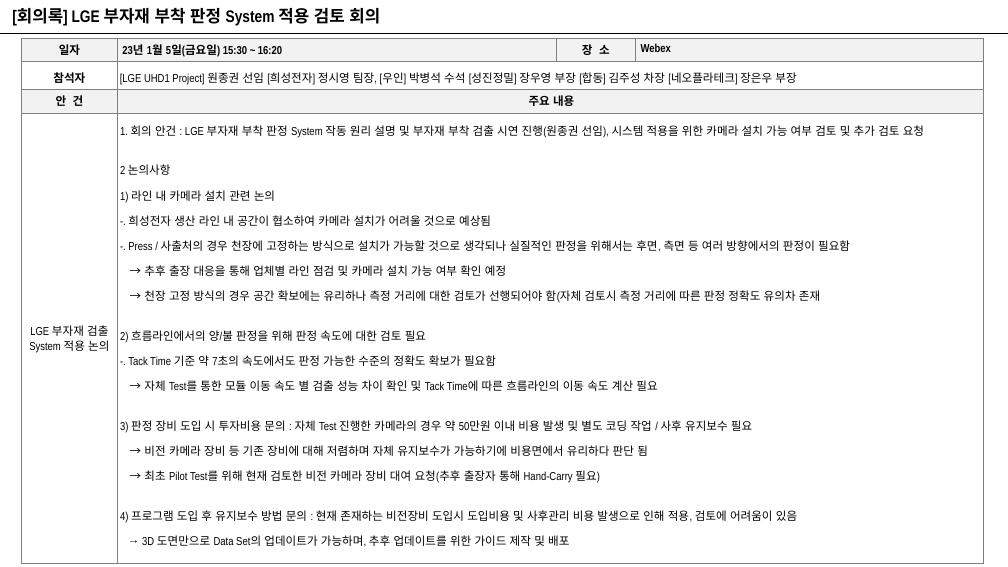
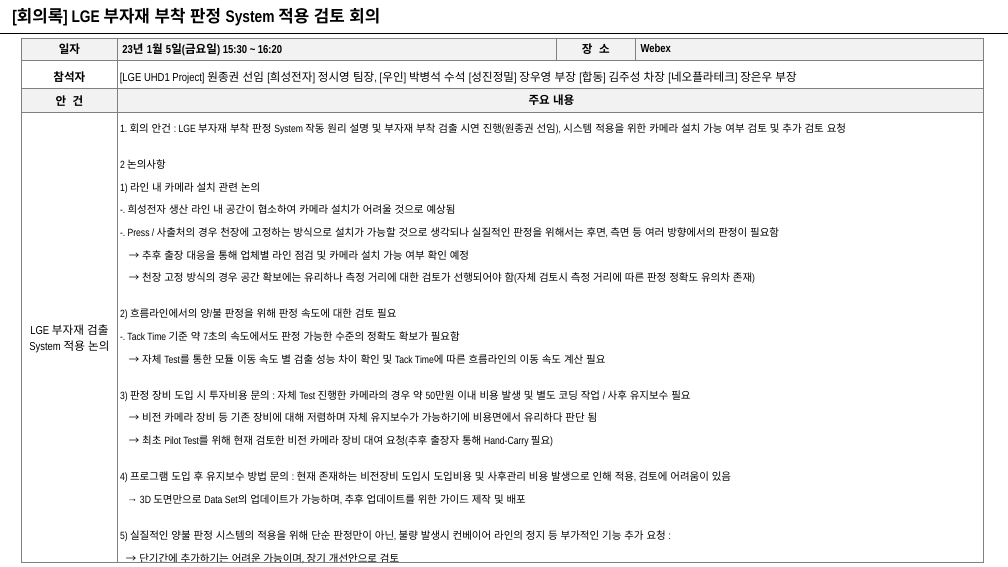
Before and after one commit to jongkwonwon/LGE_DX3, a slide deck: slide 1 of DX 제출용 장표/[회의록] LGE 부자재 검출 System 도임을 위한 협력사 협의_240105.pptx. Drawn at 1008x567 pixels with LibreOffice and Linux fonts; fonts in the diff are those of the drawing. Boxes give left, top, right and bottom in pixels: in the first picture for what was removed or moved away, otherwise in the second. Text is boxed around its words. In the diff, an @@ line names an element or a change of style, - is before the commit and + after.

Commit message:
240105 업체협의록

```diff
--- a/DX 제출용 장표/[회의록] LGE 부자재 검출 System 도임을 위한 협력사 협의_240105.pptx
+++ b/DX 제출용 장표/[회의록] LGE 부자재 검출 System 도임을 위한 협력사 협의_240105.pptx
@@ table at (22,38,983,567) @@
-row 4, column 2: 1. 회의 안건 : LGE 부자재 부착 판정 System 작동 원리 설명 및 부자재 부착 검출 시연 진행(원종권 선임), 시스템 적용을 위한 카메라 설치 가능 여부 검토 및 추가 검토 요청 / 2 논의사항 / 1) 라인 내 카메라 설치 관련 논의 / -. 희성전자 생산 라인 내 공간이 협소하여 카메라 설치가 어려울 것으로 예상됨 / -. Press / 사출처의 경우 천장에 고정하는 방식으로 설치가 가능할 것으로 생각되나 실질적인 판정을 위해서는 후면, 측면 등 여러 방향에서의 판정이 필요함 / → 추후 출장 대응을 통해 업체별 라인 점검 및 카메라 설치 가능 여부 확인 예정 / → 천장 고정 방식의 경우 공간 확보에는 유리하나 측정 거리에 대한 검토가 선행되어야 함(자체 검토시 측정 거리에 따른 판정 정확도 유의차 존재 / 2) 흐름라인에서의 양/불 판정을 위해 판정 속도에 대한 검토 필요 / -. Tack Time 기준 약 7초의 속도에서도 판정 가능한 수준의 정확도 확보가 필요함 / → 자체 Test를 통한 모듈 이동 속도 별 검출 성능 차이 확인 및 Tack Time에 따른 흐름라인의 이동 속도 계산 필요 / 3) 판정 장비 도입 시 투자비용 문의 : 자체 Test 진행한 카메라의 경우 약 50만원 이내 비용 발생 및 별도 코딩 작업 / 사후 유지보수 필요 / → 비전 카메라 장비 등 기존 장비에 대해 저렴하며 자체 유지보수가 가능하기에 비용면에서 유리하다 판단 됨 / → 최초 Pilot Test를 위해 현재 검토한 비전 카메라 장비 대여 요청(추후 출장자 통해 Hand-Carry 필요) / 4) 프로그램 도입 후 유지보수 방법 문의 : 현재 존재하는 비전장비 도입시 도입비용 및 사후관리 비용 발생으로 인해 적용, 검토에 어려움이 있음 / → 3D 도면만으로 Data Set의 업데이트가 가능하며, 추후 업데이트를 위한 가이드 제작 및 배포 / 5) 실질적인 양불 판정 시스템의 적용을 위해 단순 판정만이 아닌, 불량 발생시 컨베이어 라인의 정지 등 부가적인 기능 추가 요청 : / → 단기간에 추가하기는 어려운 가능이며, 장기 개선안으로 검토
+row 4, column 2: 1. 회의 안건 : LGE 부자재 부착 판정 System 작동 원리 설명 및 부자재 부착 검출 시연 진행(원종권 선임), 시스템 적용을 위한 카메라 설치 가능 여부 검토 및 추가 검토 요청 / 2 논의사항 / 1) 라인 내 카메라 설치 관련 논의 / -. 희성전자 생산 라인 내 공간이 협소하여 카메라 설치가 어려울 것으로 예상됨 / -. Press / 사출처의 경우 천장에 고정하는 방식으로 설치가 가능할 것으로 생각되나 실질적인 판정을 위해서는 후면, 측면 등 여러 방향에서의 판정이 필요함 / → 추후 출장 대응을 통해 업체별 라인 점검 및 카메라 설치 가능 여부 확인 예정 / → 천장 고정 방식의 경우 공간 확보에는 유리하나 측정 거리에 대한 검토가 선행되어야 함(자체 검토시 측정 거리에 따른 판정 정확도 유의차 존재) / 2) 흐름라인에서의 양/불 판정을 위해 판정 속도에 대한 검토 필요 / -. Tack Time 기준 약 7초의 속도에서도 판정 가능한 수준의 정확도 확보가 필요함 / → 자체 Test를 통한 모듈 이동 속도 별 검출 성능 차이 확인 및 Tack Time에 따른 흐름라인의 이동 속도 계산 필요 / 3) 판정 장비 도입 시 투자비용 문의 : 자체 Test 진행한 카메라의 경우 약 50만원 이내 비용 발생 및 별도 코딩 작업 / 사후 유지보수 필요 / → 비전 카메라 장비 등 기존 장비에 대해 저렴하며 자체 유지보수가 가능하기에 비용면에서 유리하다 판단 됨 / → 최초 Pilot Test를 위해 현재 검토한 비전 카메라 장비 대여 요청(추후 출장자 통해 Hand-Carry 필요) / 4) 프로그램 도입 후 유지보수 방법 문의 : 현재 존재하는 비전장비 도입시 도입비용 및 사후관리 비용 발생으로 인해 적용, 검토에 어려움이 있음 / → 3D 도면만으로 Data Set의 업데이트가 가능하며, 추후 업데이트를 위한 가이드 제작 및 배포 / 5) 실질적인 양불 판정 시스템의 적용을 위해 단순 판정만이 아닌, 불량 발생시 컨베이어 라인의 정지 등 부가적인 기능 추가 요청 : / → 단기간에 추가하기는 어려운 가능이며, 장기 개선안으로 검토 / 6) 추가 판정 아이템 제안 : 펨넛, 홀막음, 사출 미성형 등 / 사출 미성형의 경우 이미지기반 판정을 위해 양불에 대한 명확한 기준 수립 필요
```
